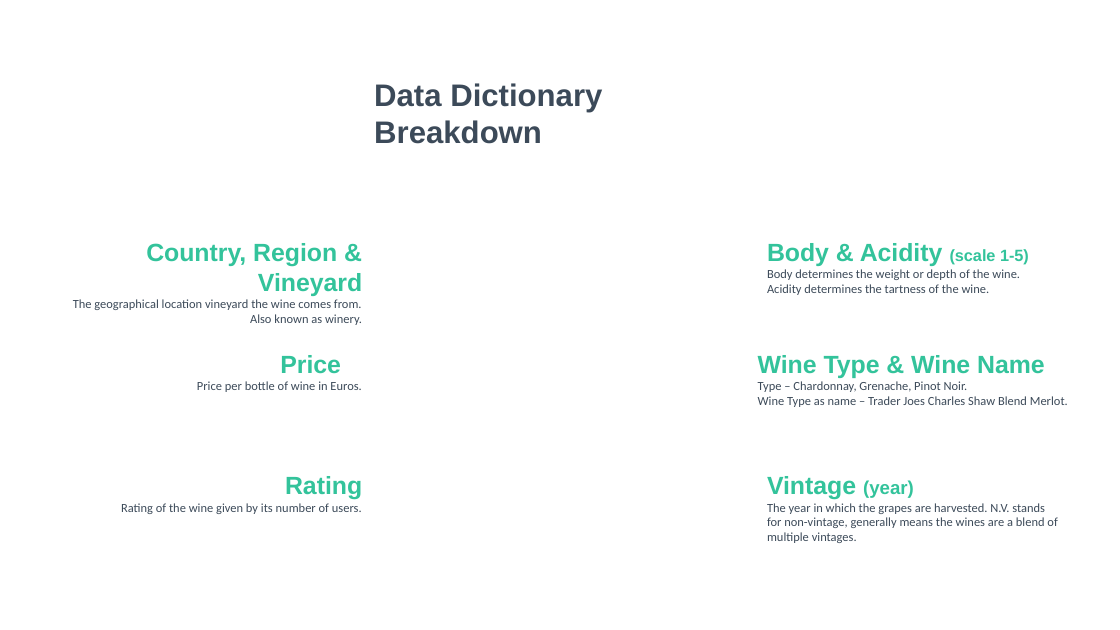
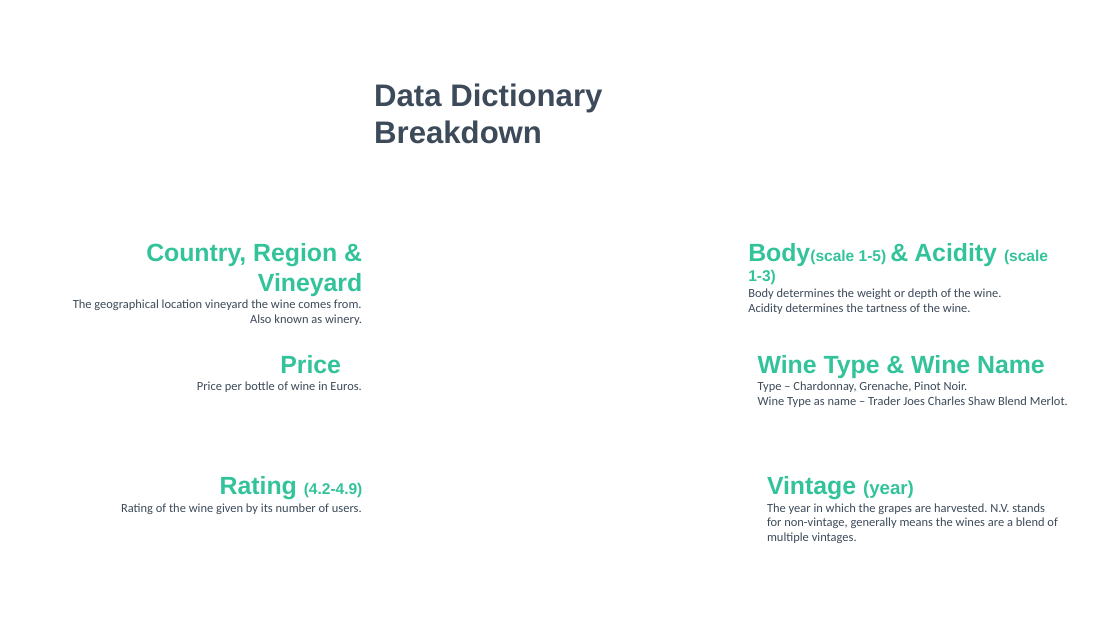
Before and after one commit to thelemoncookie-data/Project-02-Wine-Rating-ML, a slide deck: slide 3 of Wine Slides.pptx. Drawn at 1120x630 pixels with LibreOffice and Linux fonts; fonts in the diff are those of the drawing; background and template pictures are left out. Boxes give left, top, right and bottom in pixels: in the first picture for what was removed or moved away, otherwise in the second. Text is boxed around its words. In the diff, an @@ line names an element or a change of style, - is before the commit and + after.

```diff
--- a/Wine Slides.pptx
+++ b/Wine Slides.pptx
@@ text "Body(scale 1-5) & Acidity (scale ...": place and size @@
-text "Body(scale 1-5) & Acidity (scale ..." at (767, 243, 1029, 295)
+text "Body(scale 1-5) & Acidity (scale ..." at (748, 243, 1048, 312)
@@ text at (748, 243, 1048, 285): text changed; size 16 to 10 pt @@
-Body & Acidity (scale 1-5)
+Body(scale 1-5) & Acidity (scale 1-3)
@@ text at (220, 476, 363, 500): text changed; size 16 to 10 pt @@
-Rating
+Rating (4.2-4.9)
```
Also in this commit, not shown: 3 other slides changed, 1 slide added.
